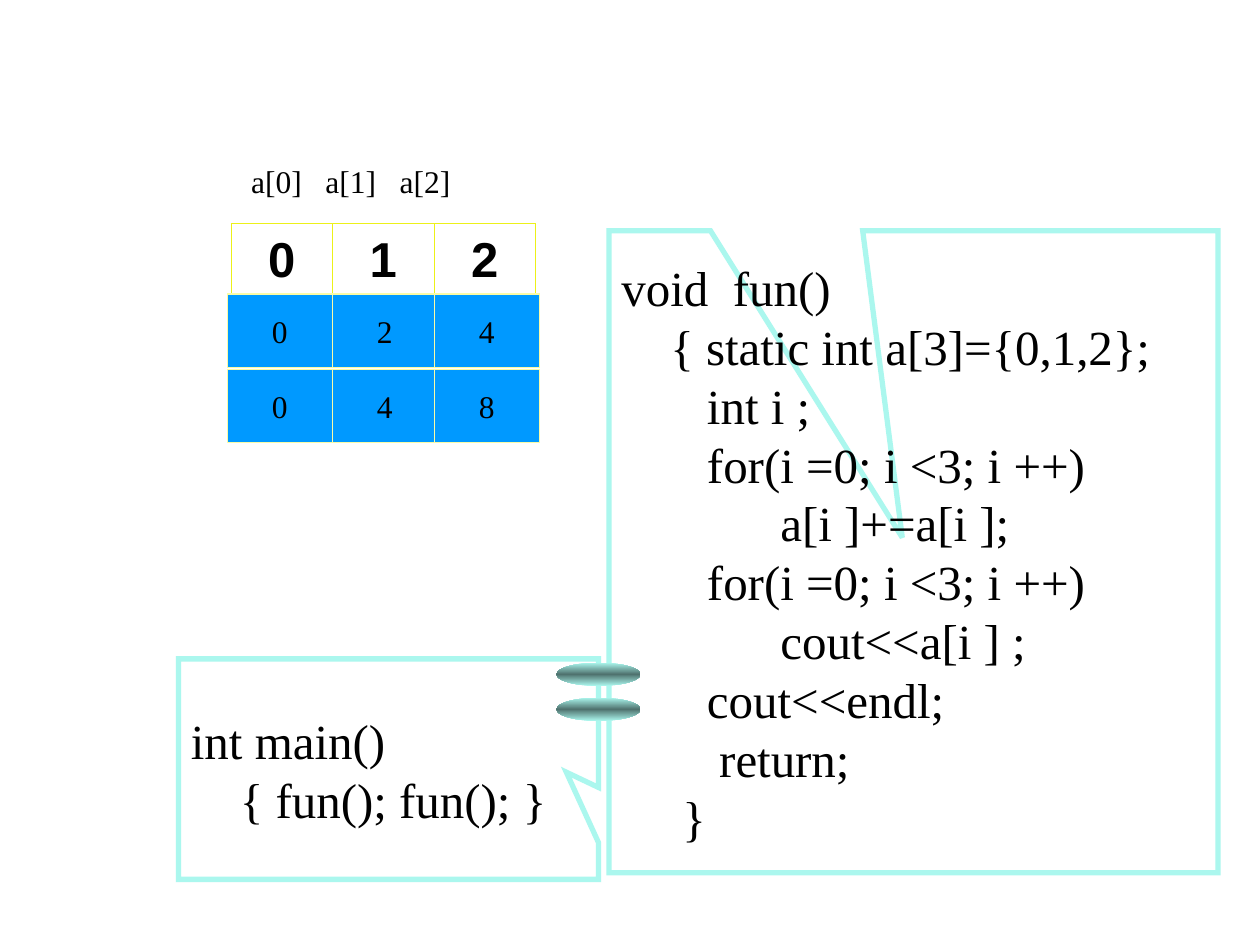
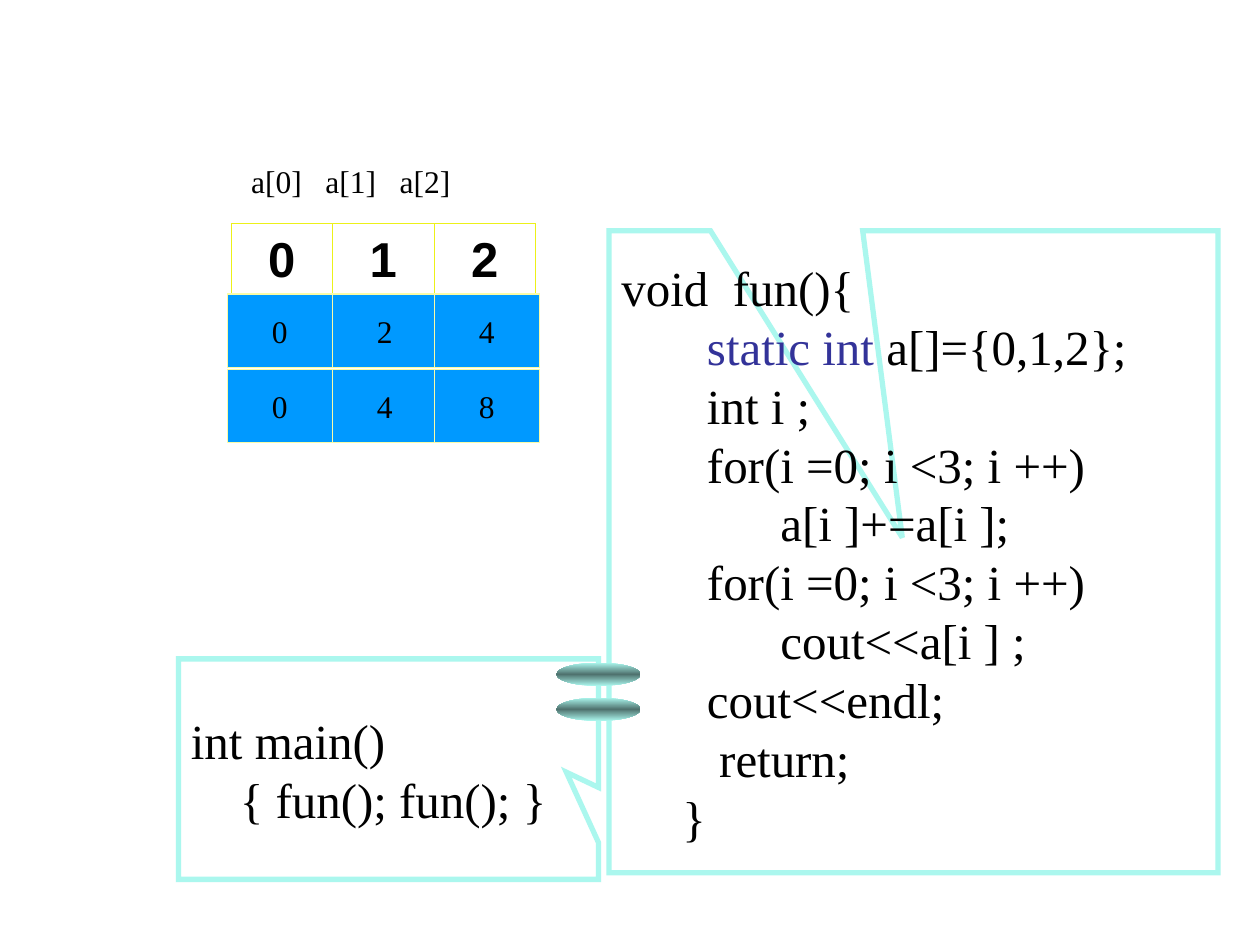
Before and after one commit to Changhe160/Changhe160.github.io, a slide deck: slide 43 of teachingRes/Cplusplus/unit03函数.ppt (slide 40 before the commit). Drawn at 1260x945 pixels with LibreOffice and Linux fonts; fonts in the diff are those of the drawing. Boxes give left, top, right and bottom in pixels: in the first picture for what was removed or moved away, otherwise in the second. Text is boxed around its words. In the diff, an @@ line names an element or a change of style, - is before the commit and + after.

```diff
--- a/teachingRes/Cplusplus/unit03函数.ppt
+++ b/teachingRes/Cplusplus/unit03函数.ppt
@@ text in speech box at [621, 268, 1126, 375]: text changed @@
-void fun()
-{ static int a[3]={0,1,2};
+void fun(){
+static int a[]={0,1,2};
```
Also in this commit, not shown: 87 other slides changed, 4 slides added, 1 slide removed.
